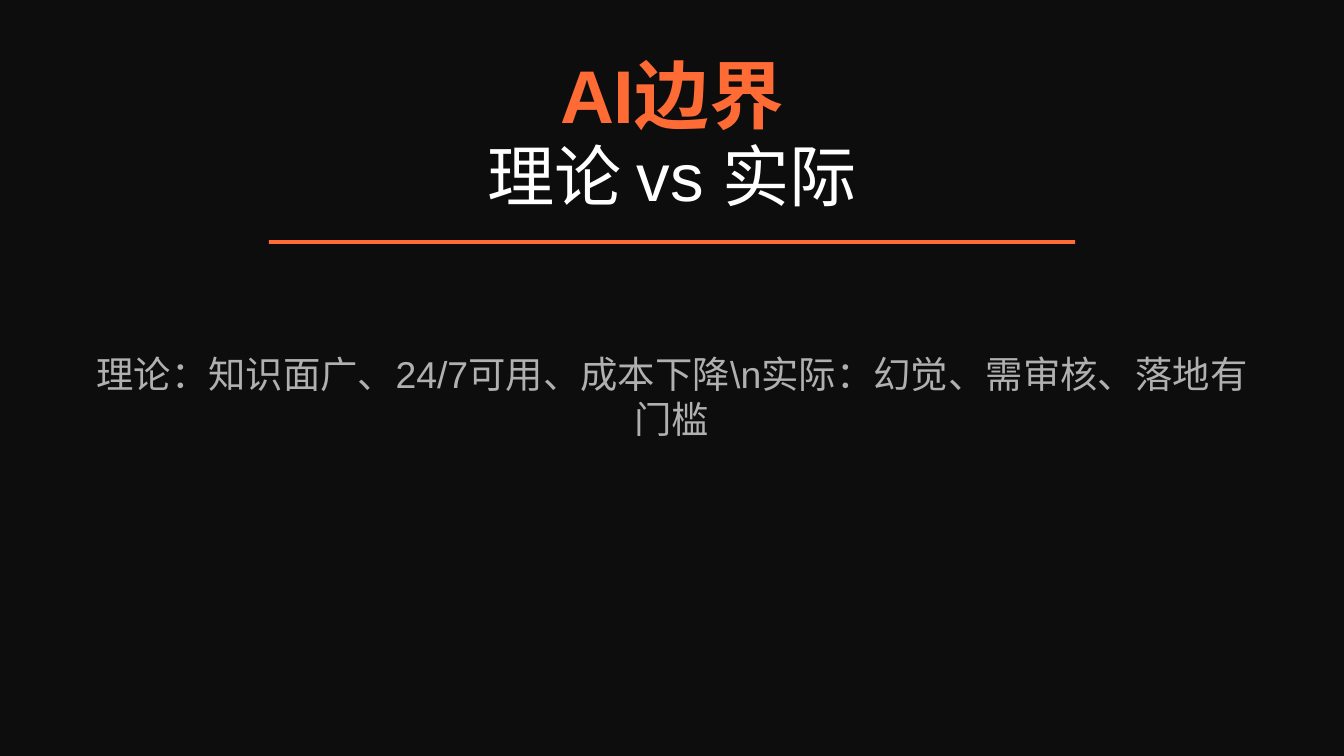
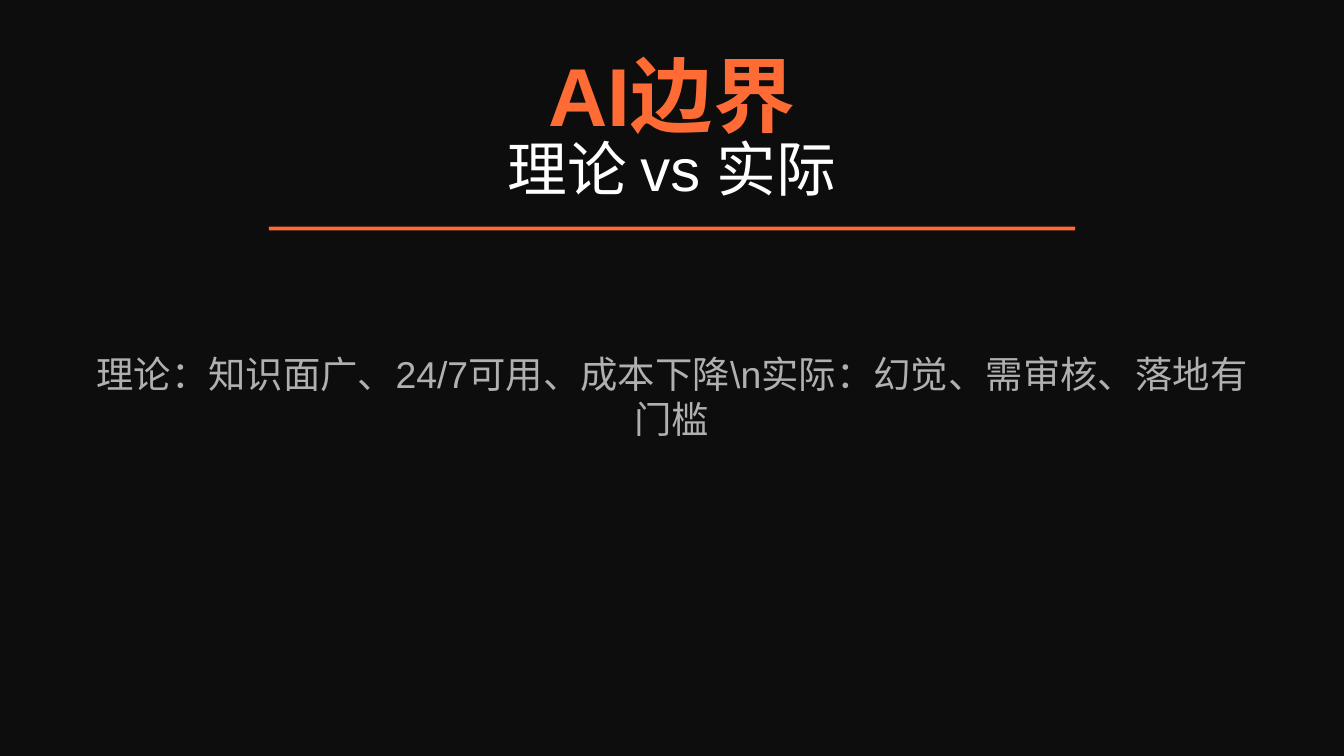
Before and after one commit to lingling1989r/Openclaw4OPC, a slide deck: slide 6 of 认知与案例-金句版.pptx (slide 5 before the commit). Drawn at 1344x756 pixels with LibreOffice and Linux fonts; fonts in the diff are those of the drawing. Boxes give left, top, right and bottom in pixels: in the first picture for what was removed or moved away, otherwise in the second. Text is boxed around its words. In the diff, an @@ line names an element or a change of style, - is before the commit and + after.

```diff
--- a/认知与案例-金句版.pptx
+++ b/认知与案例-金句版.pptx
@@ text "AI边界" at (x1=549, y1=62, x2=795, y2=142): size 40 to 44 pt @@
@@ text "理论 vs 实际" at (x1=507, y1=131, x2=836, y2=196): size 36 to 32 pt @@
@@ line moved from (269, 242) - (1075, 242) to (269, 228) - (1075, 228) @@
```
Also in this commit, not shown: 5 other slides changed, 3 slides added.
